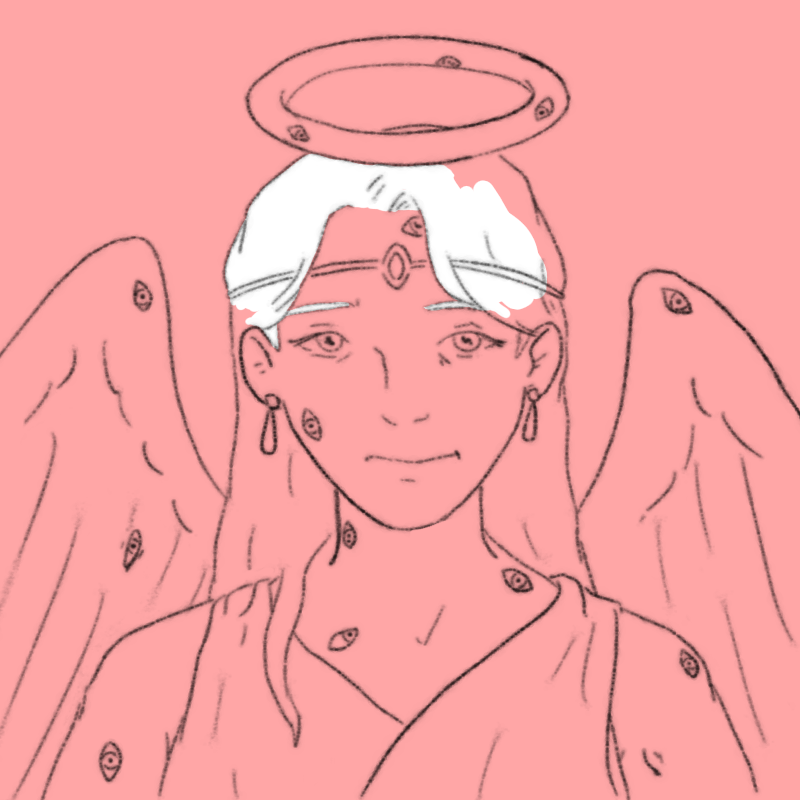
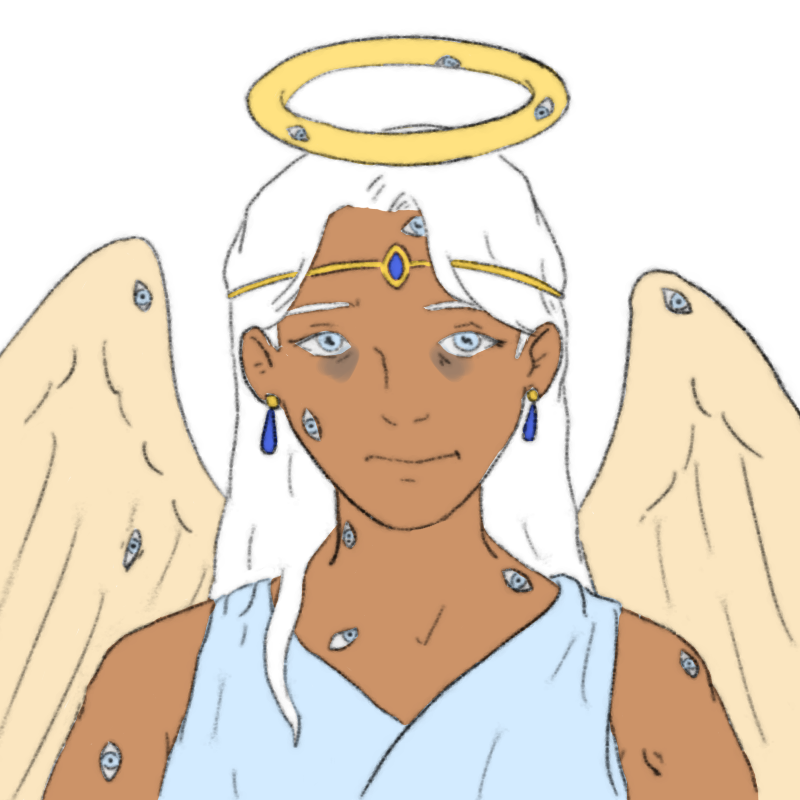
Revision of a layered 800px x 800px image; what changed, layer by layer:
painted on "Calque de dessin 2" over box(0, 0, 800, 800)
removed layer "Calque de dessin 3" over box(192, 128, 576, 384)
added layer "Calque de dessin 7" above "Calque de dessin 5" over box(256, 320, 800, 640)
added layer "Calque de dessin 5" above "Calque de dessin 6" over box(0, 0, 800, 800)
added layer "Calque de dessin 6" above "Calque de dessin 1" over box(64, 0, 800, 800)
hid "Arrière-plan", painted on it over box(0, 0, 800, 800)
